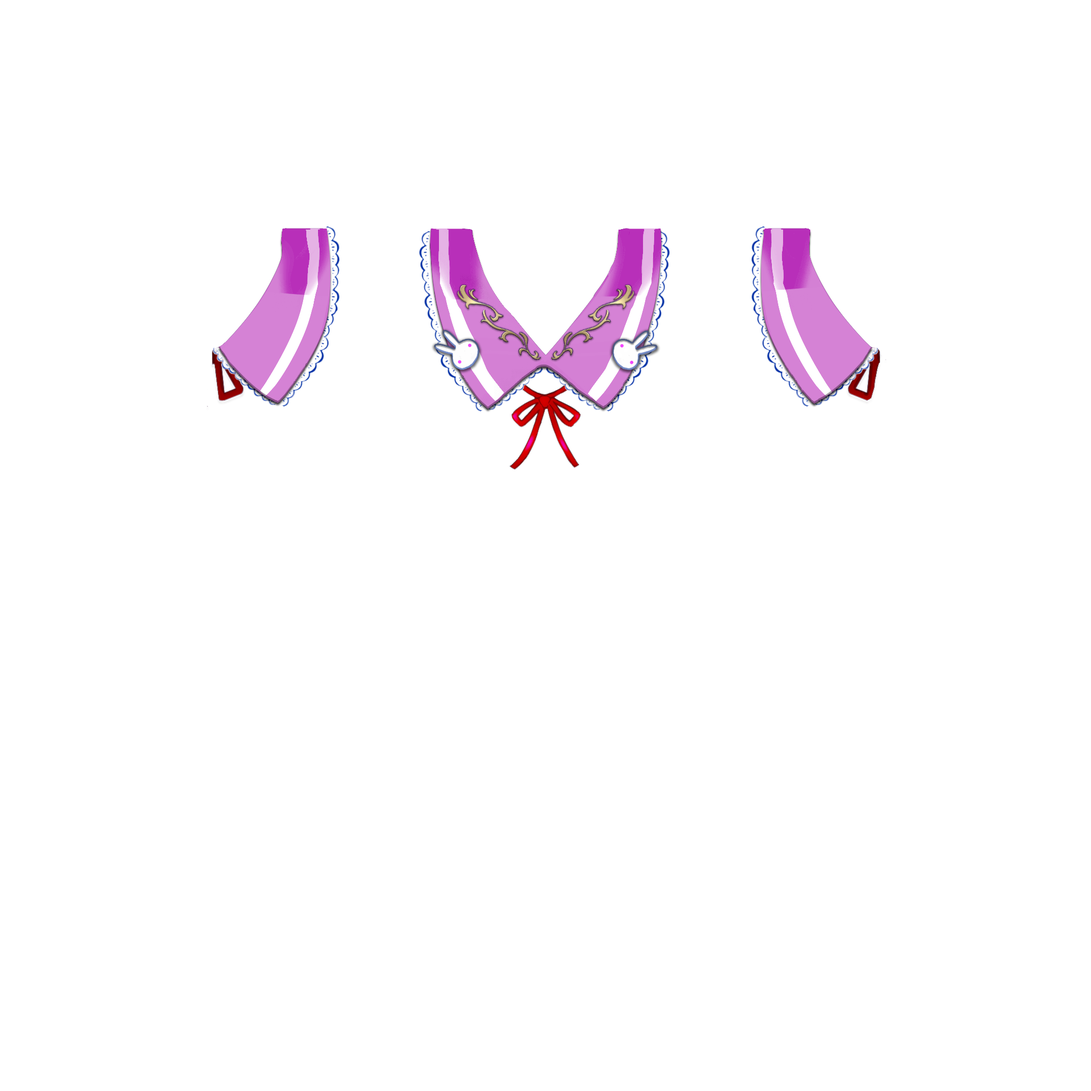
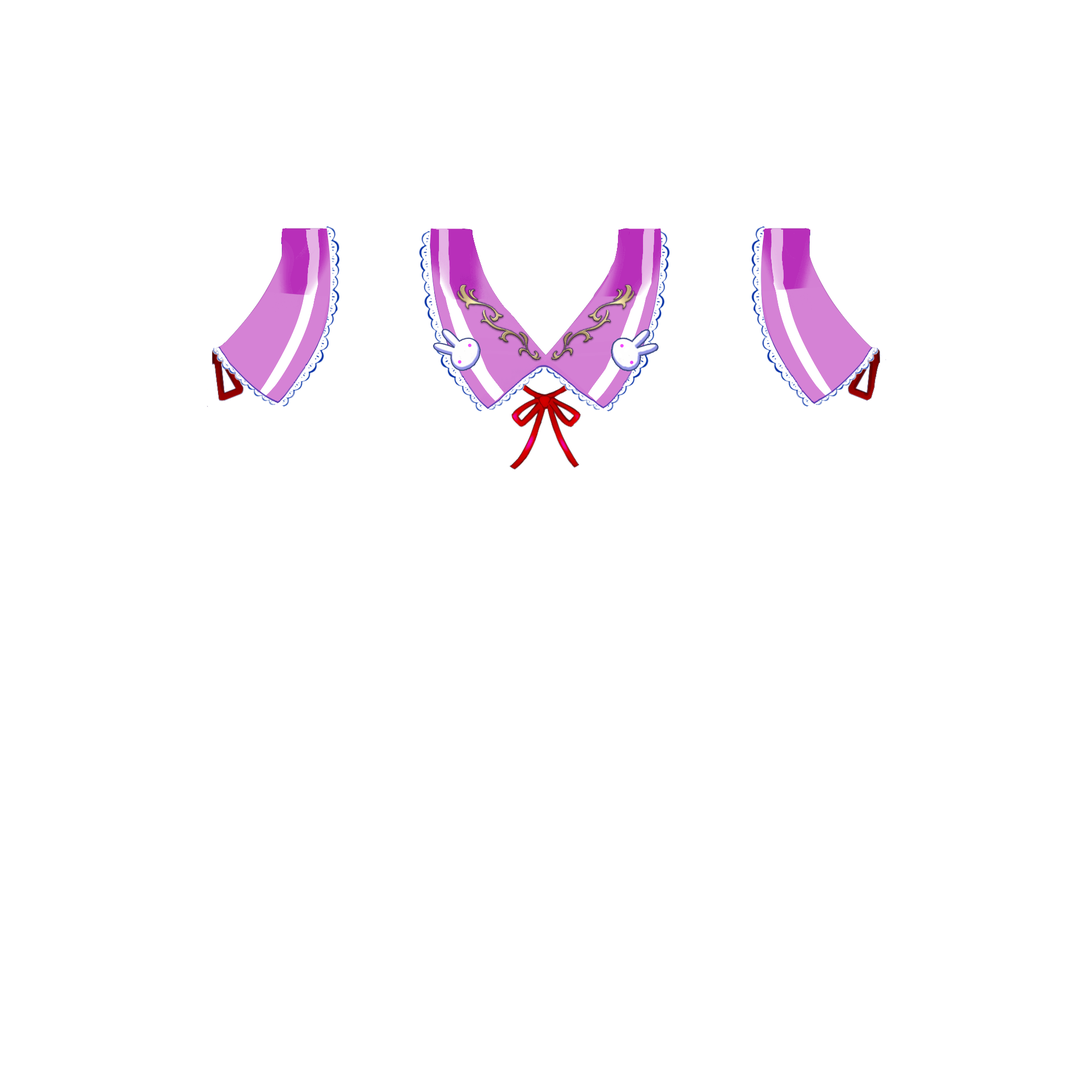
The second 1091x1091 image is a revision of the first. Changes to its layers:
pixels changed over [206, 228, 887, 413] (layer not identified)
